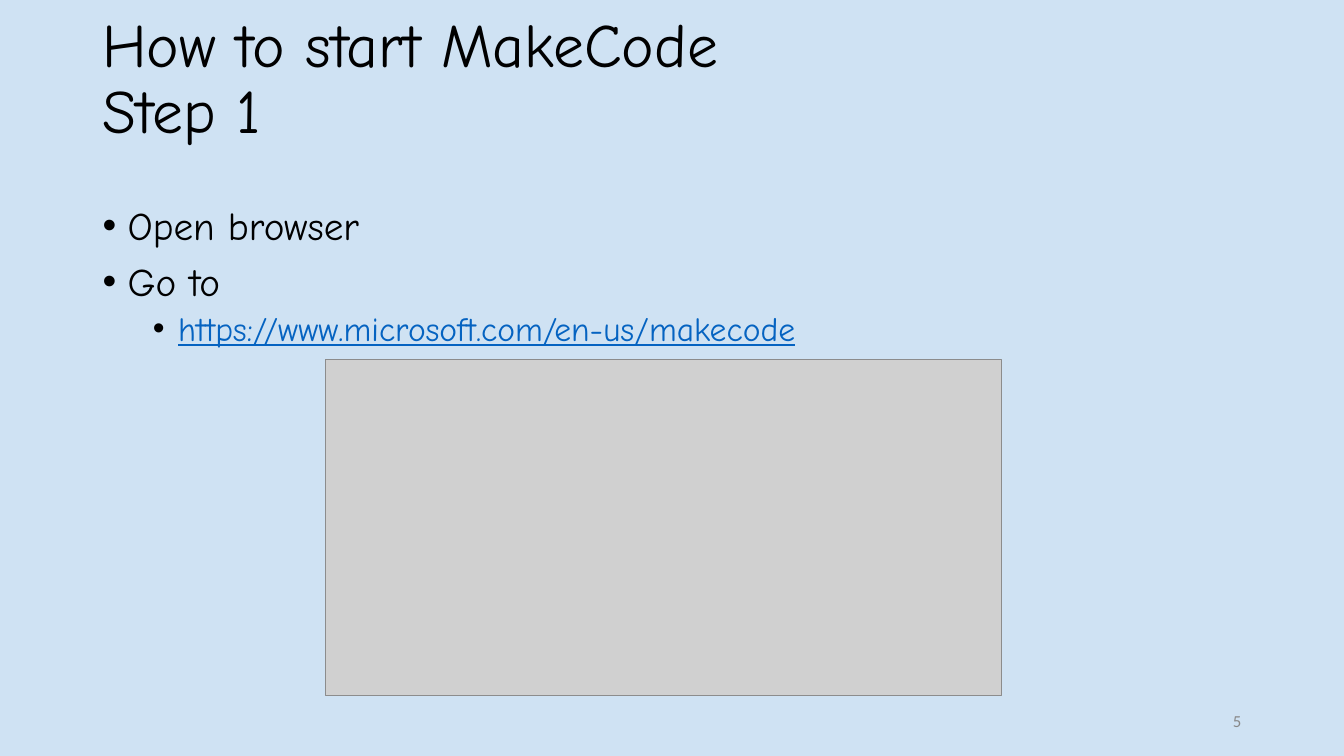
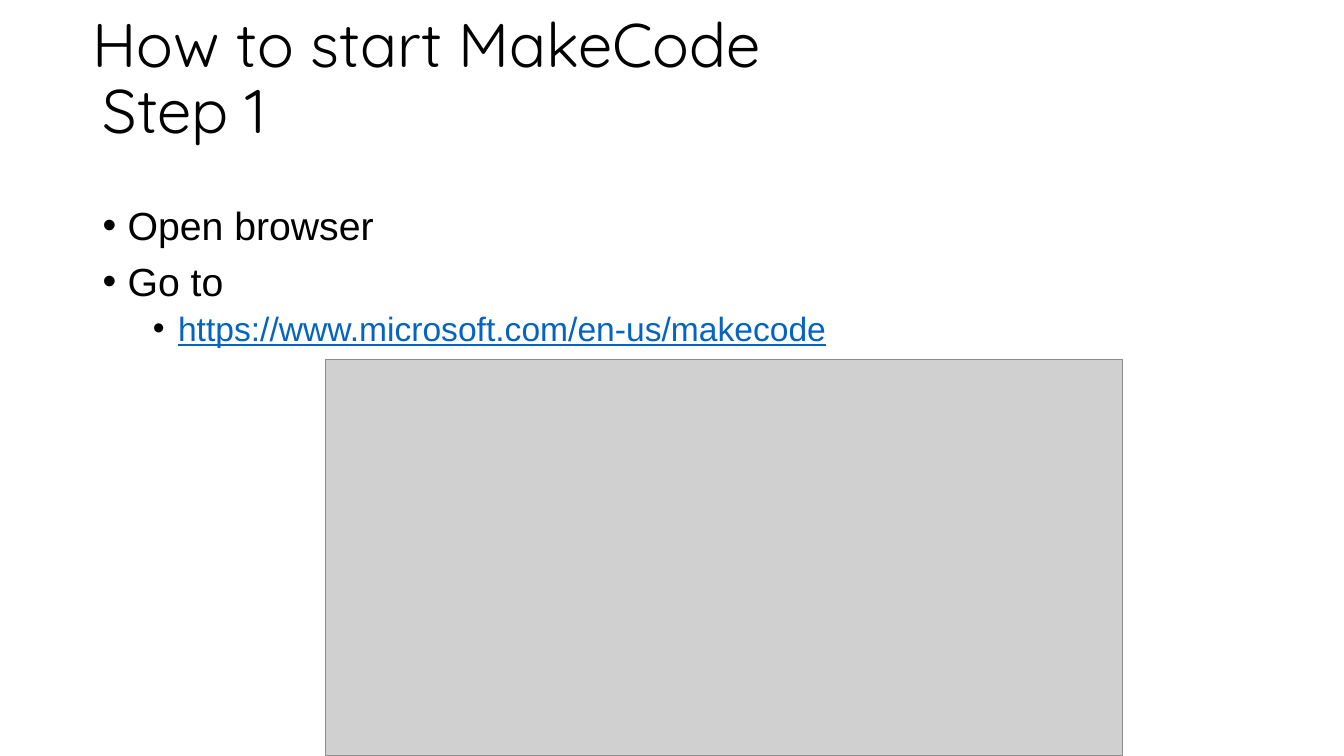
Before and after one commit to BMW-lab-MSU/game-controller-summer-camp, a slide deck: slide 9 of slides/programming-your-own-world-slides.odp (slide 5 before the commit). Drawn at 1344x756 pixels with LibreOffice and Linux fonts; fonts in the diff are those of the drawing; grey boxes stand for pictures. Boxes give left, top, right and bottom in pixels: in the first picture for what was removed or moved away, otherwise in the second. Text is boxed around its words. In the diff, an @@ line names an element or a change of style, - is before the commit and + after.

```diff
--- a/slides/programming-your-own-world-slides.odp
+++ b/slides/programming-your-own-world-slides.odp
@@ background #CFE2F3 to #FFFFFF @@
@@ title "How to start MakeCode" at (92,21,761,68): font Comic Neue to Quicksand @@
@@ title "How to start MakeCode": place and size @@
-title "How to start MakeCode" at (102,24,718,68)
+title "How to start MakeCode" at (92,21,761,68)
@@ title "Step 1" at (102,89,267,146): font Comic Neue to Quicksand @@
@@ text "Open browser" at (128,211,826,348): font Comic Neue to Arial @@
@@ picture: place and size @@
-picture at (326,359,1001,696)
+picture at (326,359,1122,756)
@@ page number removed at (1233,716,1241,727) @@
-5
```
Also in this commit, not shown: 12 other slides changed, 6 slides added, 1 slide removed.
